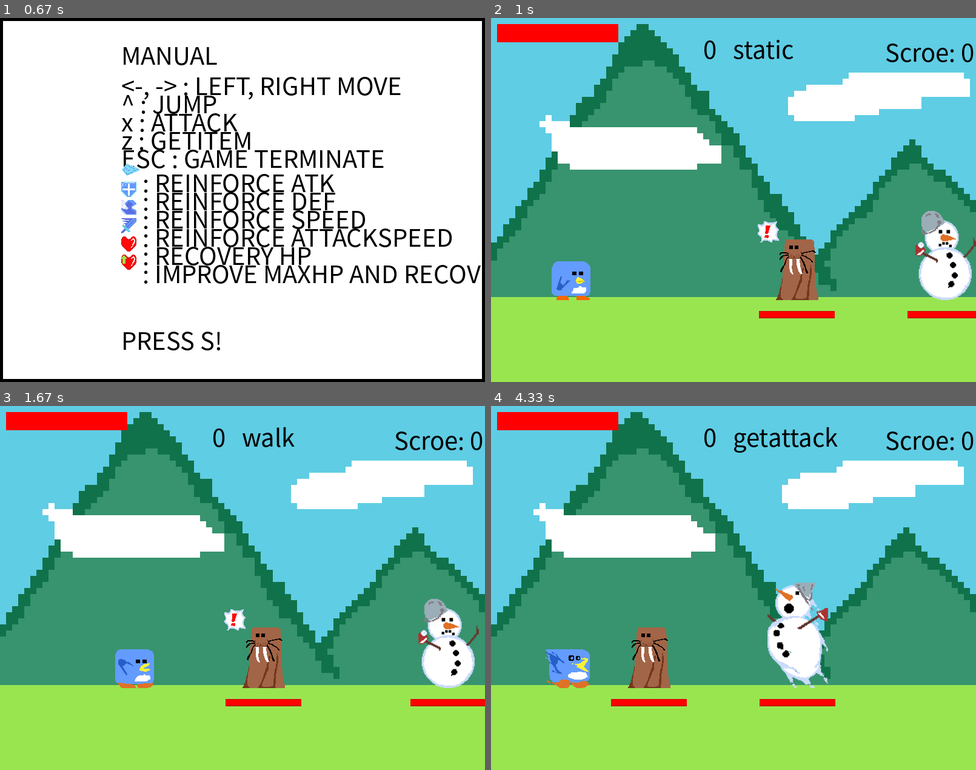
Above: before the commit, frames 1-4 (two rows, left to right).
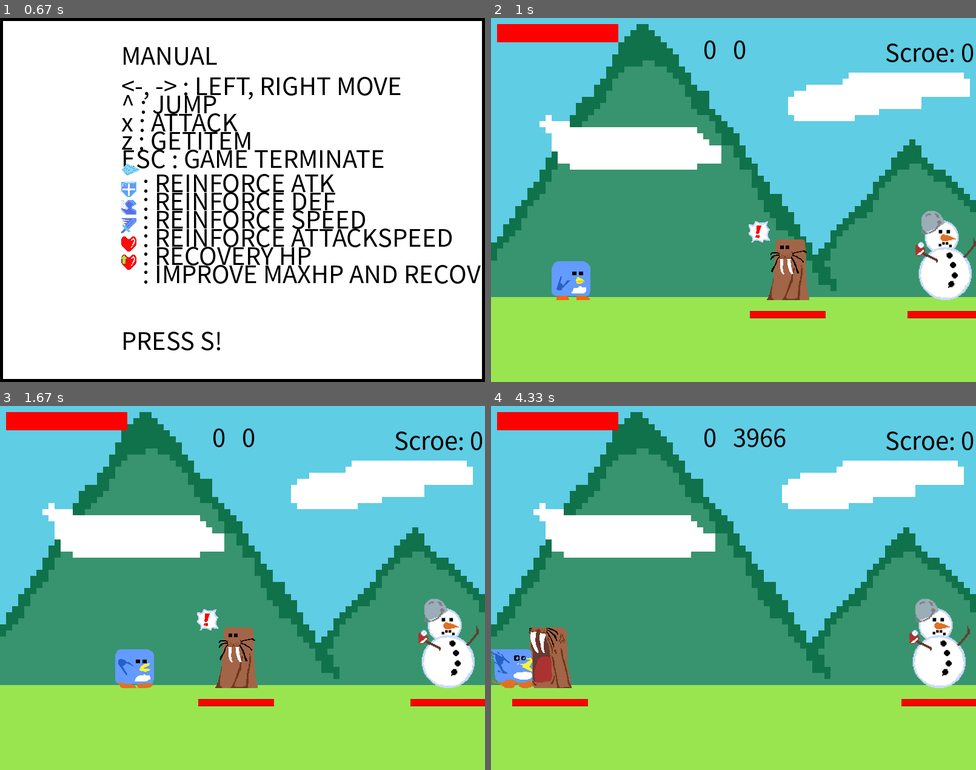
Above: after the commit, the same moments.

Repository: jeojw/pygames
Game: pygame game, started from Adventure/main.py
The game is run twice, just before and just after one commit, with the same random seed, the same clock (stepped at 60 frames per second) and the same inputs.
Inputs:
- Up to frame 1 (0.67 s): tap S at 0.33 s
- Up to frame 2 (1 s): tap S at 0.67 s
- Up to frame 3 (1.67 s): tap X at 1 s; hold Right from 1.33 s (still down)
- Up to frame 4 (4.33 s): release Right at 1.8 s; hold Right 1.83-2.13 s; hold Right 2.17-2.63 s; hold Left 2.67-3.2 s; tap X at 3.23 s; hold Left 3.57-3.97 s; hold Right from 4 s (still down)

Frame 1 is identical in both runs. In frame 2, 1.5% of the frame differs, in the area x 50-71%, y 6-83%; in frame 3, 2.8%; in frame 4, 9.8%, in the area x 0-100%, y 5-83%.

Commit message:
변경 사항 파일 경로 업데이트 snowman 공격 관련 버그 일부 수정 다만,  공격 관련 문제점은 아직 해답을 못찾음

Diff:
--- a/EnemyObject.py
+++ b/Adventure/EnemyObject.py
@@ -11,17 +11,17 @@
 '''
 아이템 아이콘, 이펙트 관련 변수
 '''
-ICE = 'char_sprite/ice.png'
-ARMOR = 'items/shield.png'
-HASTE = 'items/haste.png'
-ATTACKSPEED = 'items/attackspeed.png'
-HPRECOVERY = 'items/hprecovery.png'
-MAXHPUP = 'items/hpmaxup.png'
-COIN = 'items/coin.png'
+ICE = 'Adventure/char_sprite/ice.png'
+ARMOR = 'Adventure/items/shield.png'
+HASTE = 'Adventure/items/haste.png'
+ATTACKSPEED = 'Adventure/items/attackspeed.png'
+HPRECOVERY = 'Adventure/items/hprecovery.png'
+MAXHPUP = 'Adventure/items/hpmaxup.png'
+COIN = 'Adventure/items/coin.png'
 
 ItemTypes = [ICE, ARMOR, HASTE, ATTACKSPEED, HPRECOVERY, MAXHPUP] # 아이템 타입, 주로 스프라이트 파일로 통해 아이템 획득을 구분할 예정
 
-DETECTICON = pygame.image.load('effect_icon/detectIcon.png')
+DETECTICON = pygame.image.load('Adventure/effect_icon/detectIcon.png')
 
 '''
 적 타입 및 이름을 나타내는 변수
@@ -43,11 +43,11 @@
         self.isDetect = False # 플레이어 발견 관련 불값
         self.atkcool = ENEMYATKCOOL
 
-        static = [pygame.image.load('enemy_sprite/Seal_sprite/seal_static.png')]
-        dead = [pygame.image.load('enemy_sprite/Seal_sprite/seal_dead.png')]
-        walk = [pygame.image.load('enemy_sprite/Seal_sprite/seal_walk_' + str(i) + '.png') for i in range(1, 3)]
-        attack = [pygame.image.load('enemy_sprite/Seal_sprite/seal_attack_' + str(i) + '.png') for i in range(1, 3)]
-        getattack = [pygame.image.load('enemy_sprite/Seal_sprite/seal_get_attack.png')]
+        static = [pygame.image.load('Adventure/enemy_sprite/Seal_sprite/seal_static.png')]
+        dead = [pygame.image.load('Adventure/enemy_sprite/Seal_sprite/seal_dead.png')]
+        walk = [pygame.image.load('Adventure/enemy_sprite/Seal_sprite/seal_walk_' + str(i) + '.png') for i in range(1, 3)]
+        attack = [pygame.image.load('Adventure/enemy_sprite/Seal_sprite/seal_attack_' + str(i) + '.png') for i in range(1, 3)]
+        getattack = [pygame.image.load('Adventure/enemy_sprite/Seal_sprite/seal_get_attack.png')]
 
         self.spritelist = [static, walk, attack, getattack, dead]
         self.cursprite = self.spritelist[self.cur][self.index]
@@ -89,6 +89,21 @@
     def GetType(self):
         return self.Type
 
+    def attack(self):
+        '''
+        오브젝트의 공격 상태를 설정하는 메서드
+        공격 함수 호출 시 쿨타임이 돌아가도록 설정함
+        '''
+        if (self.Condition != 'attack'):
+            self.isChangeCondition = True
+            self.delayStart = pygame.time.get_ticks()
+        else:
+            self.isChangeCondition = False
+
+        if (self.isGetattack is False and self.isDead is False):
+            self.isWalk = False
+            self.isAttack = True
+            self.attackHitbox = True
 
     def dropItem(self, Stage):
         '''
@@ -186,7 +201,33 @@
         적의 스프라이트를 업데이트 시켜주는 함수
         스프라이트 업데이트 지연까지 추가함
         '''
-        super().updateSprite(dt)
+        self.current_time += dt
+
+        if (self.Condition == 'static'):
+            self.cur = 0
+            self.updateCycle()
+        if (self.Condition == 'walk'):
+            self.cur = 1
+            self.updateCycle()
+        if (self.Condition == 'attack'):
+            self.cur = 2
+            self.updateCycle()
+        if (self.Condition == 'getattack'):
+            self.cur = 3
+            self.updateCycle()
+            self.isGetattack = False
+        if (self.Condition == 'dead'):
+            self.cur = 4
+            self.isChangeCondition = False
+
+        if (self.current_time >= self.animation_time or self.isChangeCondition):
+            self.current_time = 0
+
+            self.index += 1
+            if (self.index >= len(self.spritelist[self.cur]) or self.isChangeCondition):
+                self.index = 0
+
+        self.cursprite = self.spritelist[self.cur][self.index]
         if (self.direction == 'left'):
             self.hitbox = self.cursprite.get_rect(bottomright=(self.x_pos + 70, self.y_pos)) #방향전환시 좌표오류를 잡아줌
         else:
--- a/GameStage.py
+++ b/Adventure/GameStage.py
@@ -17,17 +17,17 @@
 '''
 아이템 아이콘, 이펙트 관련 변수
 '''
-ICEICON = pygame.image.load('char_sprite/ice.png')
-ARMORICON = pygame.image.load('items/shield.png')
-HASTEICON = pygame.image.load('items/haste.png')
-ATTACKSPEEDICON = pygame.image.load('items/attackspeed.png')
-HPRECOVERYICON = pygame.image.load('items/hprecovery.png')
-MAXHPUPICON = pygame.image.load('items/hpmaxup.png')
-COINICON = pygame.image.load('items/coin.png')
+ICEICON = pygame.image.load('Adventure/char_sprite/ice.png')
+ARMORICON = pygame.image.load('Adventure/items/shield.png')
+HASTEICON = pygame.image.load('Adventure/items/haste.png')
+ATTACKSPEEDICON = pygame.image.load('Adventure/items/attackspeed.png')
+HPRECOVERYICON = pygame.image.load('Adventure/items/hprecovery.png')
+MAXHPUPICON = pygame.image.load('Adventure/items/hpmaxup.png')
+COINICON = pygame.image.load('Adventure/items/coin.png')
 
 # make enemylist!!!
-stage_1_map = pygame.image.load('map_images/stage_1_map.png')
-stage_2_map = pygame.image.load('map_images/stage_2_map.png')
+stage_1_map = pygame.image.load('Adventure/map_images/stage_1_map.png')
+stage_2_map = pygame.image.load('Adventure/map_images/stage_2_map.png')
 maplist = [stage_1_map, stage_2_map]
 
 class GameStage(object):
@@ -77,7 +77,7 @@
         self.EnemyProjectileList = []
 
         self.PlayerStat = [750, 750, 1000, 0, 10]
-        self.EnemyStatdic = {'Seal': [2500, 2500, 80, 20, 4.5],
+        self.EnemyStatdic = {'Seal': [2500, 2500, 0, 20, 4.5],
                             'SnowMan': [2000, 2000, 0, 0, 3],
                             'PolarBear': [4500, 4500, 180, 60, 3]}
 
--- a/ItemObject.py
+++ b/Adventure/ItemObject.py
@@ -8,12 +8,12 @@
 '''
 아이템 아이콘, 이펙트 관련 변수
 '''
-ICE = 'char_sprite/ice.png'
-ARMOR = 'items/shield.png'
-HASTE = 'items/haste.png'
-ATTACKSPEED = 'items/attackspeed.png'
-HPRECOVERY = 'items/hprecovery.png'
-MAXHPUP = 'items/hpmaxup.png'
+ICE = 'Adventure/char_sprite/ice.png'
+ARMOR = 'Adventure/items/shield.png'
+HASTE = 'Adventure/items/haste.png'
+ATTACKSPEED = 'Adventure/items/attackspeed.png'
+HPRECOVERY = 'Adventure/items/hprecovery.png'
+MAXHPUP = 'Adventure/items/hpmaxup.png'
 
 class ItemObject(object):
     def __init__(self, x_pos, y_pos, image):
--- a/LifeObject.py
+++ b/Adventure/LifeObject.py
@@ -236,13 +236,14 @@
         else:
             self.isChangeCondition = False
 
-        if (self.isGetattack is False and self.isDead is False and self.coolElapsed == 0):
-            self.isWalk = False
-            self.isAttack = True
-            self.attackHitbox = True
-            self.coolStart = pygame.time.get_ticks()
-        else:
-            self.isAttack = False
+        if (self.isGetattack is False and self.isDead is False):
+            if (self.coolElapsed == 0):
+                self.isWalk = False
+                self.isAttack = True
+                self.attackHitbox = True
+                self.coolStart = pygame.time.get_ticks()
+            else:
+                self.isAttack = False
 
     def getattack(self, Another):
         '''
@@ -372,34 +373,7 @@
         적의 스프라이트를 업데이트 시켜주는 함수
         스프라이트 업데이트 지연까지 추가함
         '''
-        self.current_time += dt
-
-        if (self.Condition == 'static'):
-            self.cur = 0
-            self.updateCycle()
-        if (self.Condition == 'walk'):
-            self.cur = 1
-            self.updateCycle()
-        if (self.Condition == 'attack'):
-            self.cur = 2
-            self.updateCycle()
-        if (self.Condition == 'getattack'):
-            self.cur = 3
-            self.updateCycle()
-            self.isGetattack = False
-        if (self.Condition == 'dead'):
-            self.cur = 4
-            self.isChangeCondition = False
-
-        if (self.current_time >= self.animation_time or self.isChangeCondition):
-            self.current_time = 0
-
-            self.index += 1
-            if (self.index >= len(self.spritelist[self.cur]) or self.isChangeCondition):
-                self.index = 0
-
-        self.cursprite = self.spritelist[self.cur][self.index]
-        self.hitbox = self.cursprite.get_rect(bottomleft=(self.x_pos, self.y_pos))
+        pass
 
     def update(self, dt, Stage):
         '''
--- a/PlayerObject.py
+++ b/Adventure/PlayerObject.py
@@ -14,20 +14,19 @@
 PLAYERATKCOOL = 1
 PLAYAERRANGE = 300
 
-
 '''
 아이템 아이콘, 이펙트 관련 변수
 '''
-ICE = 'char_sprite/ice.png'
-ARMOR = 'items/shield.png'
-HASTE = 'items/haste.png'
-ATTACKSPEED = 'items/attackspeed.png'
-HPRECOVERY = 'items/hprecovery.png'
-MAXHPUP = 'items/hpmaxup.png'
-COIN = 'items/coin.png'
-
-BASIC = 'char_sprite/bubble.png'
-REINFORCE = 'char_sprite/ice.png'
+ICE = 'Adventure/char_sprite/ice.png'
+ARMOR = 'Adventure/items/shield.png'
+HASTE = 'Adventure/items/haste.png'
+ATTACKSPEED = 'Adventure/items/attackspeed.png'
+HPRECOVERY = 'Adventure/items/hprecovery.png'
+MAXHPUP = 'Adventure/items/hpmaxup.png'
+COIN = 'Adventure/items/coin.png'
+
+BASIC = 'Adventure/char_sprite/bubble.png'
+REINFORCE = 'Adventure/char_sprite/ice.png'
 
 ICEICON = pygame.image.load(ICE)
 ARMORICON = pygame.image.load(ARMOR)
@@ -64,11 +63,11 @@
         self.itemElapsed = 0 # 아이템 획득 후 경과시간
         self.atkcool = PLAYERATKCOOL
 
-        static = [pygame.image.load('char_sprite/char_static.png')]
-        dead = [pygame.image.load('char_sprite/char_dead.png')]
-        walk = [pygame.image.load('char_sprite/char_walk_' + str(i) + '.png') for i in range(1, 4)]
-        attack = [pygame.image.load('char_sprite/char_attack.png')]
-        getattack = [pygame.image.load('char_sprite/char_get_attack.png')]
+        static = [pygame.image.load('Adventure/char_sprite/char_static.png')]
+        dead = [pygame.image.load('Adventure/char_sprite/char_dead.png')]
+        walk = [pygame.image.load('Adventure/char_sprite/char_walk_' + str(i) + '.png') for i in range(1, 4)]
+        attack = [pygame.image.load('Adventure/char_sprite/char_attack.png')]
+        getattack = [pygame.image.load('Adventure/char_sprite/char_get_attack.png')]
 
         self.spritelist = [static, walk, attack, getattack ,dead]
         self.cursprite = self.spritelist[self.cur][self.index]
@@ -310,6 +309,40 @@
             elif (self.direction == 'right'):
                 self.x_pos += self.SPEED
 
+    def updateSprite(self, dt):# 추후 아이템 획득시에도 스프라이트 관련 업데이트를 추가할 것
+        '''
+        적의 스프라이트를 업데이트 시켜주는 함수
+        스프라이트 업데이트 지연까지 추가함
+        '''
+        self.current_time += dt
+
+        if (self.Condition == 'static'):
+            self.cur = 0
+            self.updateCycle()
+        if (self.Condition == 'walk'):
+            self.cur = 1
+            self.updateCycle()
+        if (self.Condition == 'attack'):
+            self.cur = 2
+            self.updateCycle()
+        if (self.Condition == 'getattack'):
+            self.cur = 3
+            self.updateCycle()
+            self.isGetattack = False
+        if (self.Condition == 'dead'):
+            self.cur = 4
+            self.isChangeCondition = False
+
+        if (self.current_time >= self.animation_time or self.isChangeCondition):
+            self.current_time = 0
+
+            self.index += 1
+            if (self.index >= len(self.spritelist[self.cur]) or self.isChangeCondition):
+                self.index = 0
+
+        self.cursprite = self.spritelist[self.cur][self.index]
+        self.hitbox = self.cursprite.get_rect(bottomleft=(self.x_pos, self.y_pos))
+
     def update(self, dt, Stage):
         '''
         통합 update 메서드
--- a/SnowMan.py
+++ b/Adventure/Seal.py
@@ -1,21 +1,20 @@
 import pygame
 import EnemyObject
-import Projectile
 
 COIN = 'items/coin.png'
 
-class SnowMan(EnemyObject.EnemyObject):
+class Seal(EnemyObject.EnemyObject):
     def __init__(self, System, x_pos, y_pos):
         super().__init__(System, x_pos, y_pos)
 
-        self.Name = 'SnowMan'
-        self.projectileimage = 'enemy_sprite/SnowMan_sprite/snowball.png'
-        self.attackDistance = 200
-        static = [pygame.image.load('enemy_sprite/SnowMan_sprite/snowman_static.png')]
-        dead = [pygame.image.load('enemy_sprite/SnowMan_sprite/snowman_dead.png')]
-        walk = [pygame.image.load('enemy_sprite/SnowMan_sprite/snowman_walk_' + str(i) + '.png') for i in range(1, 3)]
-        attack = [pygame.image.load('enemy_sprite/Seal_sprite/seal_attack_' + str(i) + '.png') for i in range(1, 3)]
-        getattack = [pygame.image.load('enemy_sprite/SnowMan_sprite/snowman_get_attack.png')]
+        self.Name = 'Seal'
+        self.Attackable = True
+        self.attackRange = 75 # 공격 범위
+        static = [pygame.image.load('Adventure/enemy_sprite/Seal_sprite/seal_static.png')]
+        dead = [pygame.image.load('Adventure/enemy_sprite/Seal_sprite/seal_dead.png')]
+        walk = [pygame.image.load('Adventure/enemy_sprite/Seal_sprite/seal_walk_' + str(i) + '.png') for i in range(1, 3)]
+        attack = [pygame.image.load('Adventure/enemy_sprite/Seal_sprite/seal_attack_' + str(i) + '.png') for i in range(1, 3)]
+        getattack = [pygame.image.load('Adventure/enemy_sprite/Seal_sprite/seal_get_attack.png')]
 
         self.spritelist = [static, walk, attack, getattack, dead]
         self.cursprite = self.spritelist[self.cur][self.index]
@@ -25,13 +24,28 @@
 
     def attack(self, Stage):
         super().attack()
-        if (self.isDead is False and self.isGetattack is False):
-            if (self.direction == 'left'):
-                Stage.appendProjectile(Projectile.Projectile(self.projectileimage, self.hitbox.left, Stage.GetMapLimit('onground') - 50, self.ATK, 'left'))
-            else:
-                Stage.appendProjectile(Projectile.Projectile(self.projectileimage, self.hitbox.right, Stage.GetMapLimit('onground') - 50, self.ATK, 'right'))
+
+        if (self.Attackable):
+            self.coolStart = pygame.time.get_ticks()
+            self.Attackable = False
+
+    def updateCooldown(self):
+        '''
+        공격 쿨타임을 업데이트 시켜주는 함수
+        updateCondition내부에서만 쓰이는 함수임
+        '''
+        self.attackHitbox = False
+        self.coolElapsed = (pygame.time.get_ticks() - self.coolStart) / 1000
+        if (self.coolElapsed >= self.atkcool):
+            self.coolElapsed = 0
+            self.coolStart = 0
+            self.Attackable= True
 
     def AI(self, Stage):
+        '''
+        기본적의 적의 AI
+        플레이어에 상태에 따라서 업데이트가 된다
+        '''
         distance = self.hitbox.centerx - (Stage.GetPlayer().GetPos('x') + Stage.GetPlayer().GetSize('width') / 2) #플레이어와 적과의 거리를 계산함
         if (abs(distance) <= 400 or self.HP != self.MAXHP):
             self.detectPlayer()
@@ -42,12 +56,11 @@
             else:
                 self.rightwalk()
 
-        if (abs(distance) <= self.attackDistance):
+        if (abs(distance) <= self.attackRange):
             if (Stage.GetPlayer().GetCondition('hitbox')):
-                if (self.coolElapsed != 0):
+                if (self.coolElapsed != 0 and self.checkcollision(Stage.GetPlayer())):
                     self.static()
-                else:
-                    self.attack(Stage)
+                self.attack(Stage)
 
         for projectile in Stage.GetPlayer().GetProjectiles():
             if (len(Stage.GetPlayer().GetProjectiles()) != 0):
--- /dev/null
+++ b/Adventure/SnowMan.py
@@ -0,0 +1,107 @@
+import pygame
+import EnemyObject
+import Projectile
+
+COIN = 'Adventure/items/coin.png'
+
+class SnowMan(EnemyObject.EnemyObject):
+    def __init__(self, System, x_pos, y_pos):
+        super().__init__(System, x_pos, y_pos)
+
+        self.distance = 0
+        self.isThrow = False
+        self.Name = 'SnowMan'
+        self.projectileimage = 'Adventure/enemy_sprite/SnowMan_sprite/snowball.png'
+        self.attackDistance = 280
+        static = [pygame.image.load('Adventure/enemy_sprite/SnowMan_sprite/snowman_static.png')]
+        dead = [pygame.image.load('Adventure/enemy_sprite/SnowMan_sprite/snowman_dead.png')]
+        walk = [pygame.image.load('Adventure/enemy_sprite/SnowMan_sprite/snowman_walk_' + str(i) + '.png') for i in range(1, 3)]
+        attack = [pygame.image.load('Adventure/enemy_sprite/SnowMan_sprite/snowman_attack_' + str(i) + '.png') for i in range(1, 3)]
+        getattack = [pygame.image.load('Adventure/enemy_sprite/SnowMan_sprite/snowman_get_attack.png')]
+
+        self.spritelist = [static, walk, attack, getattack, dead]
+        self.cursprite = self.spritelist[self.cur][self.index]
+        self.hitbox = self.cursprite.get_rect(bottomleft=(self.x_pos, self.y_pos))
+
+        self.animation_time = round(100 / len(self.spritelist[self.cur] * 100), 2)
+
+    def attack(self, Stage):
+        super().attack()
+        if (self.isDead is False and self.isGetattack is False
+            and self.isThrow is False and self.index == 1):
+            self.coolStart = pygame.time.get_ticks() # 여기에서 쿨다운 시전
+            self.isThrow = True
+            if (self.direction == 'left'):
+                Stage.appendProjectile(Projectile.Projectile(self.projectileimage, self.hitbox.left, Stage.GetMapLimit('onground') - 50, self.ATK, 'left'))
+            else:
+                Stage.appendProjectile(Projectile.Projectile(self.projectileimage, self.hitbox.right, Stage.GetMapLimit('onground') - 50, self.ATK, 'right'))
+
+    def updateCooldown(self):
+        '''
+        공격 쿨타임을 업데이트 시켜주는 함수
+        updateCondition내부에서만 쓰이는 함수임
+        '''
+        self.attackHitbox = False
+        self.coolElapsed = (pygame.time.get_ticks() - self.coolStart) / 1000
+        if (self.coolElapsed >= self.atkcool):
+            self.coolElapsed = 0
+            self.coolStart = 0
+            self.isThrow = False
+
+    def updateCondition(self):
+        '''
+        오브젝트의 컨디션을 업데이트 시켜주는 함수
+        불값을 기반으로 업데이트 시켜줌
+        '''
+        if (self.HP <= 0):
+            self.dead()
+
+        if (self.isWalk):
+            self.Condition = 'walk'
+        elif (self.isAttack):
+            self.Condition = 'attack'
+        elif (self.isGetattack):
+            self.Condition = 'getattack'
+        elif (self.isDead):
+            self.Condition = 'dead'
+        elif (self.isWalk is False and self.isAttack is False and
+              self.isGetattack is False and self.isDead is False):
+            self.Condition = 'static'
+
+        if (self.isThrow):
+            self.updateCooldown()
+
+    def AI(self, Stage):
+        distance = self.hitbox.centerx - (Stage.GetPlayer().GetPos('x') + Stage.GetPlayer().GetSize('width') / 2) #플레이어와 적과의 거리를 계산함
+        self.distance = distance
+
+        if (abs(distance) <= 400 or self.HP != self.MAXHP):
+            self.detectPlayer()
+
+        if (self.isDetect):
+            if (distance > 0):
+                self.leftwalk()
+            else:
+                self.rightwalk()
+
+        if (abs(distance) <= self.attackDistance and abs(distance) > 150):
+            if (Stage.GetPlayer().GetCondition('hitbox')):
+                if (self.coolElapsed != 0):
+                    self.static()
+                else:
+                    self.attack(Stage)
+
+        for projectile in Stage.GetPlayer().GetProjectiles():
+            if (len(Stage.GetPlayer().GetProjectiles()) != 0):
+                if (self.isHitbox):
+                    if (self.checkcollision(projectile)):
+                        self.index = 0
+                        self.getattack(Stage.GetPlayer())
+                        Stage.GetPlayer().GetProjectiles().remove(projectile)
+
+        if (Stage.GetPlayer().GetCondition('dead')):
+            self.static()
+
+        if (self.isDead and self.isDrop is False):
+            self.dropItem(Stage)
+            self.isDrop = True
--- a/main.py
+++ b/Adventure/main.py
@@ -77,7 +77,7 @@
             Stage.ClearScreen()
             return False
 
-        System.write(System.GetSmallFont(), str(Stage.GetEnemylist()[0].delayElapsed) + '   ' + str(Stage.GetPlayer().Condition), System.GetColor('black'), 350, 20)
+        System.write(System.GetSmallFont(), str(Stage.GetEnemylist()[0].coolStart) + '   ' + str(Stage.GetEnemylist()[1].coolStart), System.GetColor('black'), 350, 20)
         pygame.display.update()
         System.GetClock().tick(System.GetFPS())
 
--- a/Seal.py
+++ /dev/null
@@ -1,61 +0,0 @@
-import pygame
-import EnemyObject
-
-COIN = 'items/coin.png'
-
-class Seal(EnemyObject.EnemyObject):
-    def __init__(self, System, x_pos, y_pos):
-        super().__init__(System, x_pos, y_pos)
-
-        self.Name = 'SnowMan'
-        self.attackRange = 75 # 공격 범위
-        static = [pygame.image.load('enemy_sprite/Seal_sprite/seal_static.png')]
-        dead = [pygame.image.load('enemy_sprite/Seal_sprite/seal_dead.png')]
-        walk = [pygame.image.load('enemy_sprite/Seal_sprite/seal_walk_' + str(i) + '.png') for i in range(1, 3)]
-        attack = [pygame.image.load('enemy_sprite/Seal_sprite/seal_attack_' + str(i) + '.png') for i in range(1, 3)]
-        getattack = [pygame.image.load('enemy_sprite/Seal_sprite/seal_get_attack.png')]
-
-        self.spritelist = [static, walk, attack, getattack, dead]
-        self.cursprite = self.spritelist[self.cur][self.index]
-        self.hitbox = self.cursprite.get_rect(bottomleft=(self.x_pos, self.y_pos))
-
-        self.animation_time = round(100 / len(self.spritelist[self.cur] * 100), 2)
-
-    def attack(self, Stage):
-        super().attack()
-
-    def AI(self, Stage):
-        '''
-        기본적의 적의 AI
-        플레이어에 상태에 따라서 업데이트가 된다
-        '''
-        distance = self.hitbox.centerx - (Stage.GetPlayer().GetPos('x') + Stage.GetPlayer().GetSize('width') / 2) #플레이어와 적과의 거리를 계산함
-        if (abs(distance) <= 400 or self.HP != self.MAXHP):
-            self.detectPlayer()
-
-        if (self.isDetect):
-            if (distance > 0):
-                self.leftwalk()
-            else:
-                self.rightwalk()
-
-        if (abs(distance) <= self.attackRange):
-            if (Stage.GetPlayer().GetCondition('hitbox')):
-                if (self.coolElapsed != 0 and self.checkcollision(Stage.GetPlayer())):
-                    self.static()
-                self.attack(Stage)
-
-        for projectile in Stage.GetPlayer().GetProjectiles():
-            if (len(Stage.GetPlayer().GetProjectiles()) != 0):
-                if (self.isHitbox):
-                    if (self.checkcollision(projectile)):
-                        self.index = 0
-                        self.getattack(Stage.GetPlayer())
-                        Stage.GetPlayer().GetProjectiles().remove(projectile)
-
-        if (Stage.GetPlayer().GetCondition('dead')):
-            self.static()
-
-        if (self.isDead and self.isDrop is False):
-            self.dropItem(Stage)
-            self.isDrop = True
Renamed: GameSystem.py -> Adventure/GameSystem.py
Renamed: Projectile.py -> Adventure/Projectile.py
Renamed: README.md -> Adventure/README.md
Renamed: char_sprite/bubble.png -> Adventure/char_sprite/bubble.png
Renamed: char_sprite/char_attack.png -> Adventure/char_sprite/char_attack.png
Renamed: char_sprite/char_dead.png -> Adventure/char_sprite/char_dead.png
Renamed: char_sprite/char_get_attack.png -> Adventure/char_sprite/char_get_attack.png
Renamed: char_sprite/char_static.png -> Adventure/char_sprite/char_static.png
Renamed: char_sprite/char_walk_1.png -> Adventure/char_sprite/char_walk_1.png
Renamed: char_sprite/char_walk_2.png -> Adventure/char_sprite/char_walk_2.png
Renamed: char_sprite/char_walk_3.png -> Adventure/char_sprite/char_walk_3.png
Renamed: char_sprite/ice.png -> Adventure/char_sprite/ice.png
(and 29 more such lines)
